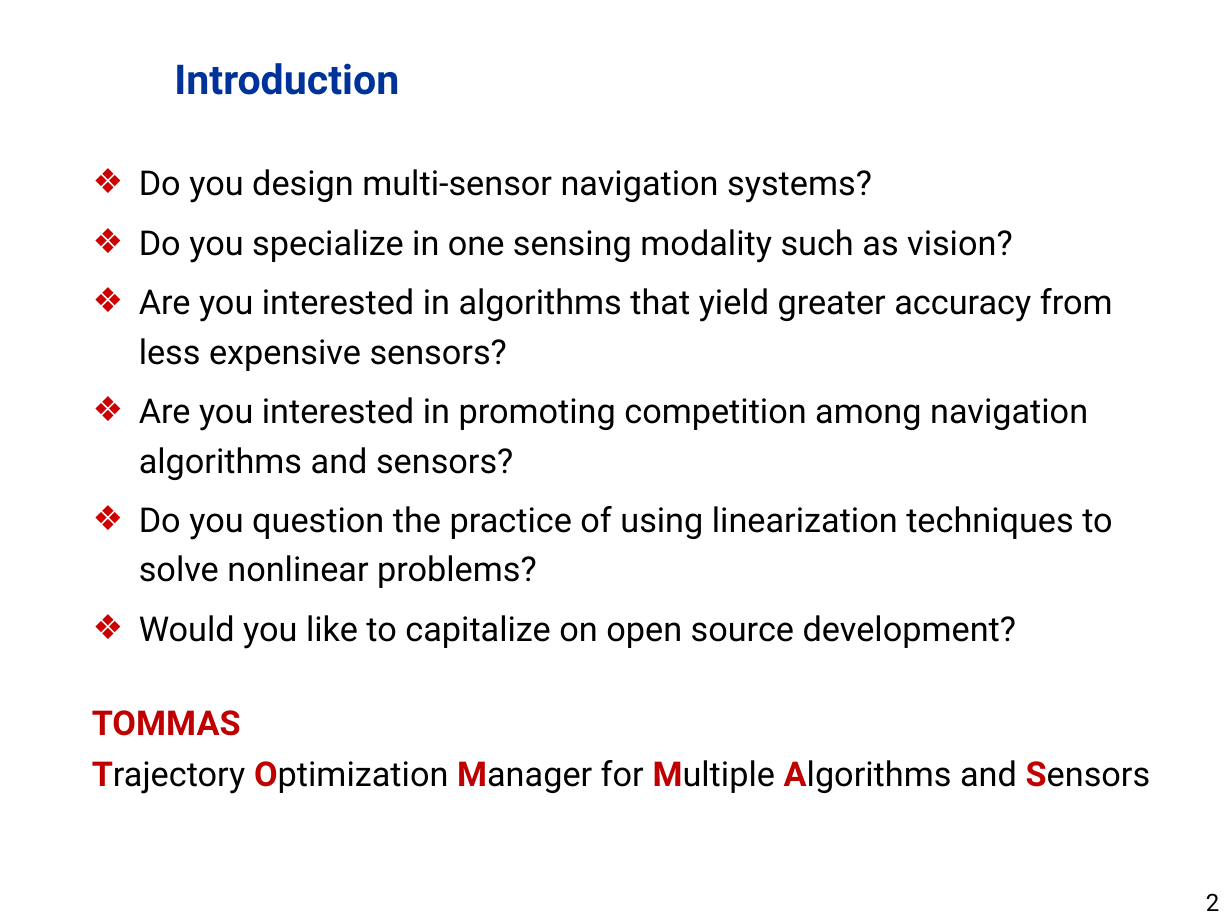
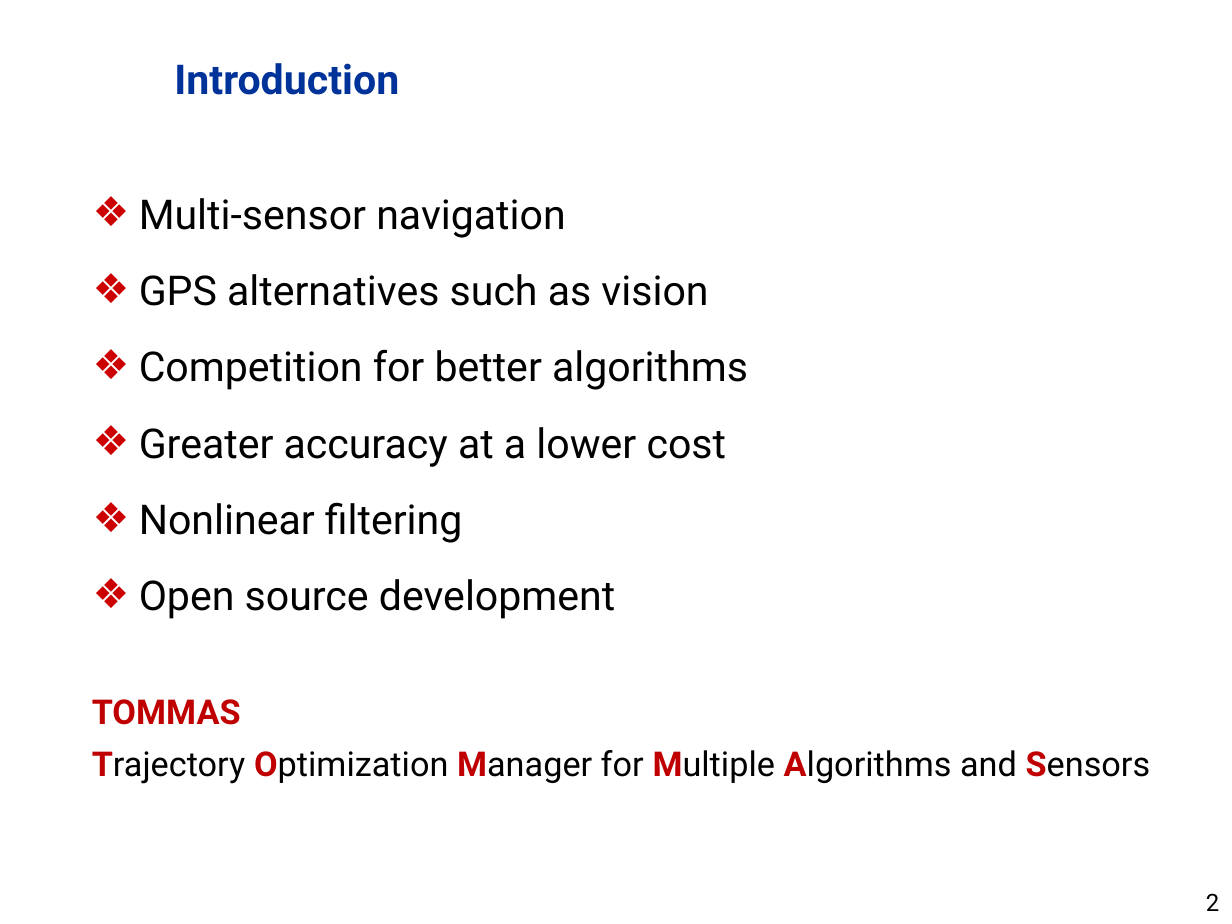
Before and after one commit to dddvision/functionalnavigation, a slide deck: slide 2 of docs/JNC2011/presentation.pptx. Drawn at 1232x924 pixels with LibreOffice and Linux fonts; fonts in the diff are those of the drawing; background and template pictures are left out. Boxes give left, top, right and bottom in pixels: in the first picture for what was removed or moved away, otherwise in the second. Text is boxed around its words. In the diff, an @@ line names an element or a change of style, - is before the commit and + after.

```diff
--- a/docs/JNC2011/presentation.pptx
+++ b/docs/JNC2011/presentation.pptx
@@ text at (139,198,748,619): text changed; size 20 to 24 pt @@
-❖ Do you design multi-sensor navigation systems?
-❖ Do you specialize in one sensing modality such as vision?
-❖ Are you interested in algorithms that yield greater accuracy from less expensive sensors?
-❖ Are you interested in promoting competition among navigation algorithms and sensors?
-❖ Do you question the practice of using linearization techniques to solve nonlinear problems?
-❖ Would you like to capitalize on open source development?
+❖ Multi-sensor navigation
+❖ GPS alternatives such as vision
+❖ Competition for better algorithms
+❖ Greater accuracy at a lower cost
+❖ Nonlinear filtering
+❖ Open source development
@@ text "TOMMAS": place and size @@
-text "TOMMAS" at (92,710,1151,794)
+text "TOMMAS" at (92,699,1151,784)
```
Also in this commit, not shown: 13 other slides changed, 2 slides added, 4 slides removed.
